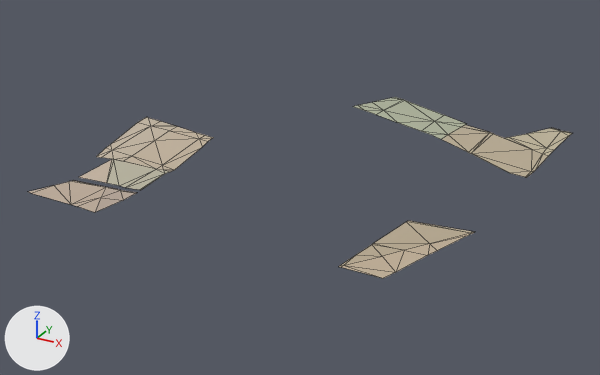
One commit to the glTF model assets/malta/countryside/farm_7_14_soil.glb: the scene before it, then after it.
The view is the same before and after, from a camera (50 mm lens) standing at (715.0, -1121.0, 478.0) and looking at (241.0, -260.0, 48.0). Lighting does not change. The marker at lower left points along +X, +Y and +Z. The first picture is the older version. Mesh edges are drawn as thin lines. Vertices at exactly the same position are counted once.

The first picture shows 'geometry_0'.
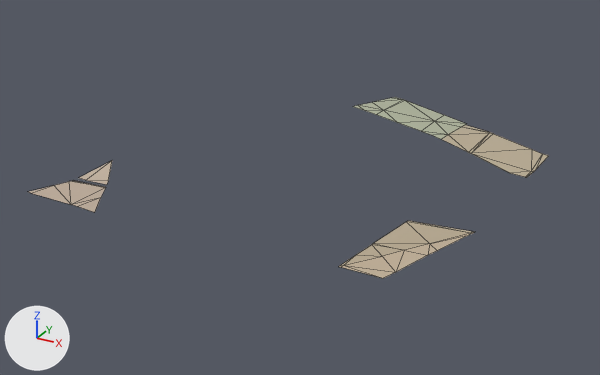
Patch to the scene script:
```diff
--- a/assets/malta/countryside/farm_7_14_soil.glb.py
+++ b/assets/malta/countryside/farm_7_14_soil.glb.py
@@ me_geometry_0 @@
 # used by ob_geometry_0; location = (0.0, 0.0, 0.0)
-me_geometry_0.from_pydata(...)  # 151 vertices, 167 faces; spans x -6.0..517.0, y -514.0..48.0, z 71.0..101.0
+me_geometry_0.from_pydata(...)  # 77 vertices, 81 faces; spans x 13.0..508.0, y -514.0..48.0, z 71.0..98.0
+# me_geometry_0 part 1
+# 48 vertices are removed from x -6.0..125.0, y -465.0..-256.0, z 83.0..101.0
+# 60 faces are deleted
+# 3 vertices move from x 26.0..71.0, y -431.0..-379.0, z 81.0..89.0 to x 26.0..38.0, y -431.0..-379.0, z 80.0..87.0
+# 2 vertices are added at (63.0, -419.0, 80.0), (71.0, -431.0, 81.0)
+# 2 new faces join them
+# me_geometry_0 part 2
+# 28 vertices are removed from x 443.0..517.0, y -45.0..46.0, z 74.0..81.0
+# 28 faces are deleted
 me_geometry_0.materials.append(mat_defaultmaterial)
```

Changed parts and their boxes (x1, y1, x2, y2) in the pictures (600 x 375 px):
'geometry_0', reshaped
    before: (29, 97, 572, 278)
    after: (29, 97, 548, 278)
part 1 of me_geometry_0, cut back
    before: (79, 117, 213, 212)
    after: (79, 161, 112, 185)
part 2 of me_geometry_0, deleted (beige)
    before: (505, 128, 572, 156)
